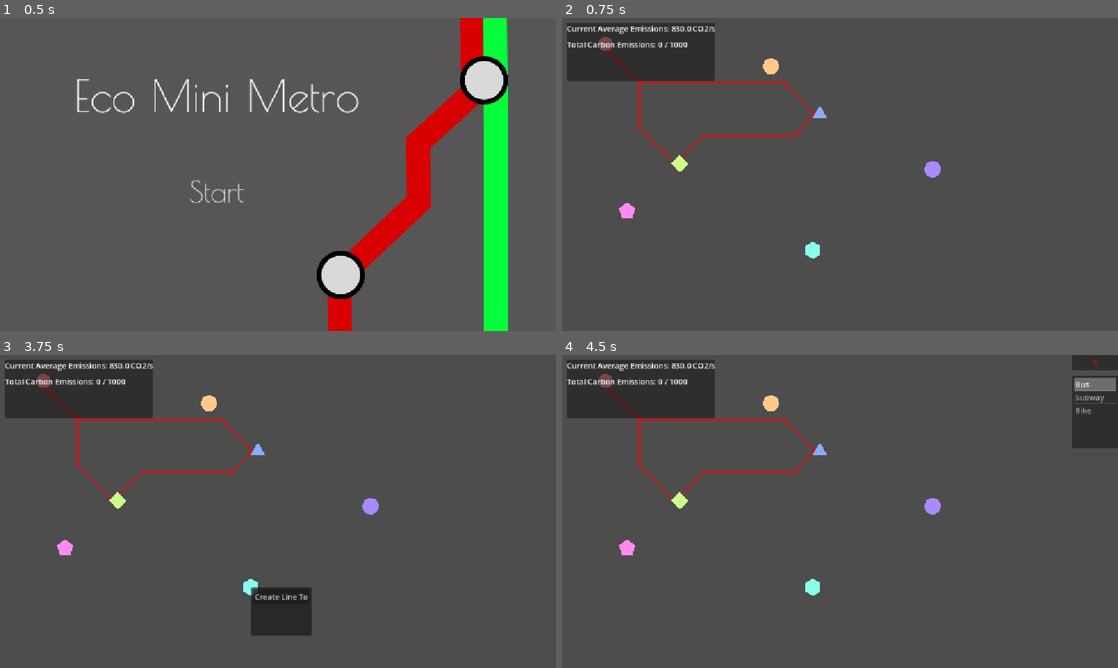
Above: before the commit, frames 1-4 (two rows, left to right).
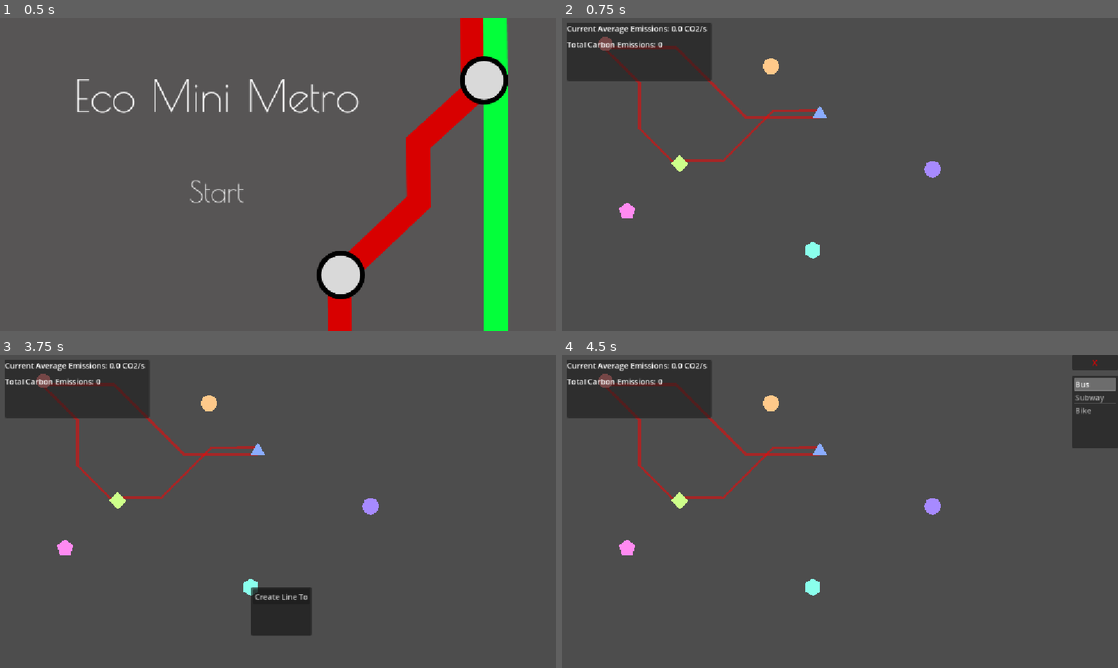
Above: after the commit, the same moments.

Repository: 9thAzure/CarbonCommuter
Game: Godot game, scene res://scenes/ui/menus/mainmenu.tscn
Same seed, same stepped clock (60 frames per second), same inputs: the game is played once before the commit and once after it.
Inputs (mouse positions are in pixels of both pictures, inside the frame that each line leads up to):
- Up to frame 1 (0.5 s): no input
- Up to frame 2 (0.75 s): click "Start" at 0.5 s
- Up to frame 3 (3.75 s): tap Enter at 1.25, 2.75 s; move the mouse to (400, 495) at 1.27 s; click (400, 495) at 1.42 s; tap Space at 2, 3.5 s; move the mouse to (166, 527) at 2.02 s; click (166, 527) at 2.17 s; move the mouse to (333, 442) at 2.77 s; click (333, 442) at 2.92 s; move the mouse to (250, 574) at 3.52 s; click (250, 574) at 3.67 s
- Up to frame 4 (4.5 s): click "Create Line To" at 4.25 s

Frame 1 is identical in both runs. In frame 2, 1.3% of the frame differs, in the area x 8-47%, y 1-46%; in frame 3, 1.3%; in frame 4, 1.3%.

Commit message:
updated emission tracking

Diff:
--- a/main/main.gd
+++ b/main/main.gd
@@ -6,23 +6,15 @@
 @export var min_distance_between_stations: float = 60.0
 @export var max_spawn_attempts: int = 20
 
+@export
+var max_recordings := 10
+var previous_total := 0.0
+var previous_rates : Array[float] = []
+
+
 var shape_cast: ShapeCast2D
 
-#Adding the stations
-#@onready var station: Station = $Station
-#@onready var station_2: Station = $Station2
-#@onready var station_3: Station = $Station3
-#@onready var station_4: Station = $Station4
-#@onready var station_5: Station = $Station5
-#@onready var station_6: Station = $Station6
-#@onready var station_7: Station = $Station7
-
 func _ready():
-#	var starting_stations: Array[Station] = [station, station_2, station_3, station_4, station_5, station_6, station_7]
-#	Station.stations.append_array(starting_stations)
-	print(Station.stations[0])
-
-
 	# Collision checking to preventn overlapping spawn
 	shape_cast = ShapeCast2D.new()
 	add_child(shape_cast)
@@ -72,17 +64,17 @@
 	var y = randf_range(0, 648)
 	return Vector2(x, y)
 
-func _process(_delta: float) -> void:
-	# Calculate total emissions from all lines
-	var total_emissions = 0.0
-	var total_cost := 1000.0
-	for l in Line.list_of_lines:
-		total_emissions += l.calculate_emissions()
-		total_cost -= l.calculate_carbon_cost()
-
-	if hud:
-		hud.total_carbon_emitted = total_emissions
-		hud.current_average_emissions = total_cost
+#func _process(_delta: float) -> void:
+	## Calculate total emissions from all lines
+	#var total_emissions = 0.0
+	#var total_cost := 1000.0
+	#for l in Line.list_of_lines:
+		#total_emissions += l.calculate_emissions()
+		#total_cost -= l.calculate_carbon_cost()
+	#
+	#if hud:
+		#hud.total_carbon_emitted = total_emissions
+		#hud.current_average_emissions = total_cost
 
 func _on_game_timer_timeout() -> void:
 	get_tree().change_scene_to_file("res://scenes/ui/menus/mainmenu.tscn")
@@ -90,3 +82,15 @@
 func _exit_tree() -> void:
 	Station.stations.clear()
 	Line.list_of_lines.clear()
+
+
+func _on_refresh_stats_timer_timeout() -> void:
+	var total := EmissionTracker.total_emitted
+	hud.total_carbon_emitted = total
+	var rate := (total - previous_total) / 0.5
+	if previous_rates.size() == max_recordings:
+		previous_rates.pop_front()
+	previous_rates.push_back(rate)
+
+	hud.current_average_emissions = previous_rates.reduce(func(f1: float, f2:float) -> float: return f1 + f2) / previous_rates.size()
+	previous_total = total
--- a/main/main.tscn
+++ b/main/main.tscn
@@ -62,17 +62,17 @@
 wait_time = 60.0
 autostart = true
 
-[node name="PassengerCreationTimer" type="Timer" parent="."]
-wait_time = 1.1609999999999998
-autostart = true
-
 [node name="Test" parent="." instance=ExtResource("6_kfbq2")]
 
 [node name="GameTimer" type="Timer" parent="."]
 wait_time = 300.0
 autostart = true
 
+[node name="RefreshStatsTimer" type="Timer" parent="."]
+wait_time = 0.5
+autostart = true
+
 [connection signal="create_line" from="PopupManager" to="LineCreator" method="_on_popup_manager_create_line"]
 [connection signal="timeout" from="Timer" to="." method="_on_timer_timeout"]
-[connection signal="timeout" from="PassengerCreationTimer" to="." method="_on_passenger_creation_timer_timeout"]
 [connection signal="timeout" from="GameTimer" to="." method="_on_game_timer_timeout"]
+[connection signal="timeout" from="RefreshStatsTimer" to="." method="_on_refresh_stats_timer_timeout"]
--- a/menu/hud/label.gd
+++ b/menu/hud/label.gd
@@ -35,7 +35,7 @@
 	average_emissions_label.text = "Current Average Emissions: %.1f CO2/s" % current_average_emissions
 
 	# Update budget
-	total_emissions_label.text = "Total Carbon Emissions: %.0f / %.0f" % [total_carbon_emitted, max_units]
+	total_emissions_label.text = "Total Carbon Emissions: %.0f" % [total_carbon_emitted]
 
 func set_current_average_emissions(value: float) -> void:
 	current_average_emissions = value
--- a/menu/line_creator/line_creator.gd
+++ b/menu/line_creator/line_creator.gd
@@ -50,11 +50,11 @@
 		line.station1 = station1
 		line.station2 = station
 		line.line_type = line_type as Line.LineType
-		if hud:
-			hud.update_units(line.carbon_cost)
 
 		assert(line_root)
 		line_root.add_child(line)
+		if hud:
+			EmissionTracker.total_emitted += line.carbon_cost
 
 		station1 = null
 
--- a/passengers/passenger.gd
+++ b/passengers/passenger.gd
@@ -71,6 +71,7 @@
 		progress += delta * speed * get_parent().get_parent().travel_speed * direction
 		time_factor = 0.2
 
+		EmissionTracker.total_emitted += get_parent().get_parent().emission_factor * delta
 		if direction == 1 and is_equal_approx(progress_ratio, 1) or direction == -1 and is_equal_approx(progress_ratio, 0):
 			if is_same(path[0][0], target_station):
 				queue_free()
@@ -86,6 +87,7 @@
 func drive_away() -> void:
 	var distance := global_position.distance_to(target_station.global_position)
 	print("co2: ", distance * drive_pollution_rate)
+	EmissionTracker.total_emitted += distance * drive_pollution_rate
 	queue_free()
 
 
--- a/project.godot
+++ b/project.godot
@@ -19,6 +19,7 @@
 
 Picker="*res://utility/picker/picker.tscn"
 TransportGrid="*res://transport/navigator/transport_grid.tscn"
+EmissionTracker="*res://utility/emission_tracker/emission_tracker.tscn"
 
 [display]
 
--- a/transport/line/line.gd
+++ b/transport/line/line.gd
@@ -177,7 +177,7 @@
 
 	var difference := position2 - position1
 	var diagonal_change := difference.sign() * difference.abs()[difference.abs().min_axis_index()]
-	var straight_change := position2 - (position1 + difference)
+	var straight_change := position2 - (position1 + diagonal_change)
 	if diagonal_change.length_squared() > straight_change.length_squared():
 		diagonal_change /= 2
 		return PackedVector2Array([position1, position1 + diagonal_change, position2 - diagonal_change, position2])
@@ -212,7 +212,6 @@
 		var index := -1 - 2 * i
 		points[index] = points[original_size - 1 - i]
 		points[index - 1] = points[original_size - 2 - i]
-	print(points)
-	#points.insert(1, points[1])
+
 	collision_shape.segments = points
 	get_node("CollisionShape2D").shape = collision_shape
--- /dev/null
+++ b/utility/emission_tracker/emission_tracker.gd
@@ -0,0 +1,3 @@
+extends Node
+
+var total_emitted := 0.0
--- /dev/null
+++ b/utility/emission_tracker/emission_tracker.tscn
@@ -0,0 +1,6 @@
+[gd_scene load_steps=2 format=3 uid="uid://bxpidwyyc6qv5"]
+
+[ext_resource type="Script" uid="uid://c7nmwtg26hy1m" path="res://utility/emission_tracker/emission_tracker.gd" id="1_w1v12"]
+
+[node name="EmissionTracker" type="Node"]
+script = ExtResource("1_w1v12")
Not shown, added: utility/emission_tracker/emission_tracker.gd.uid
